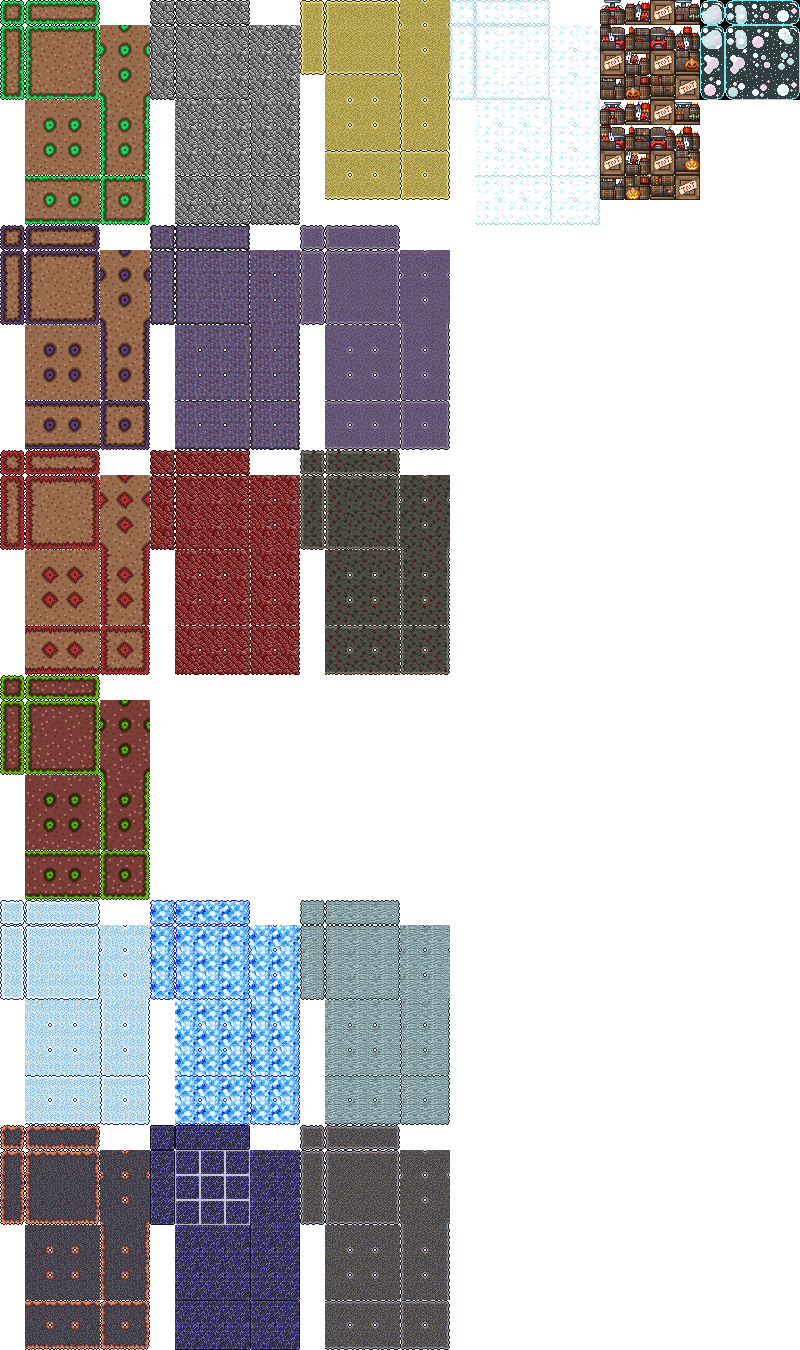
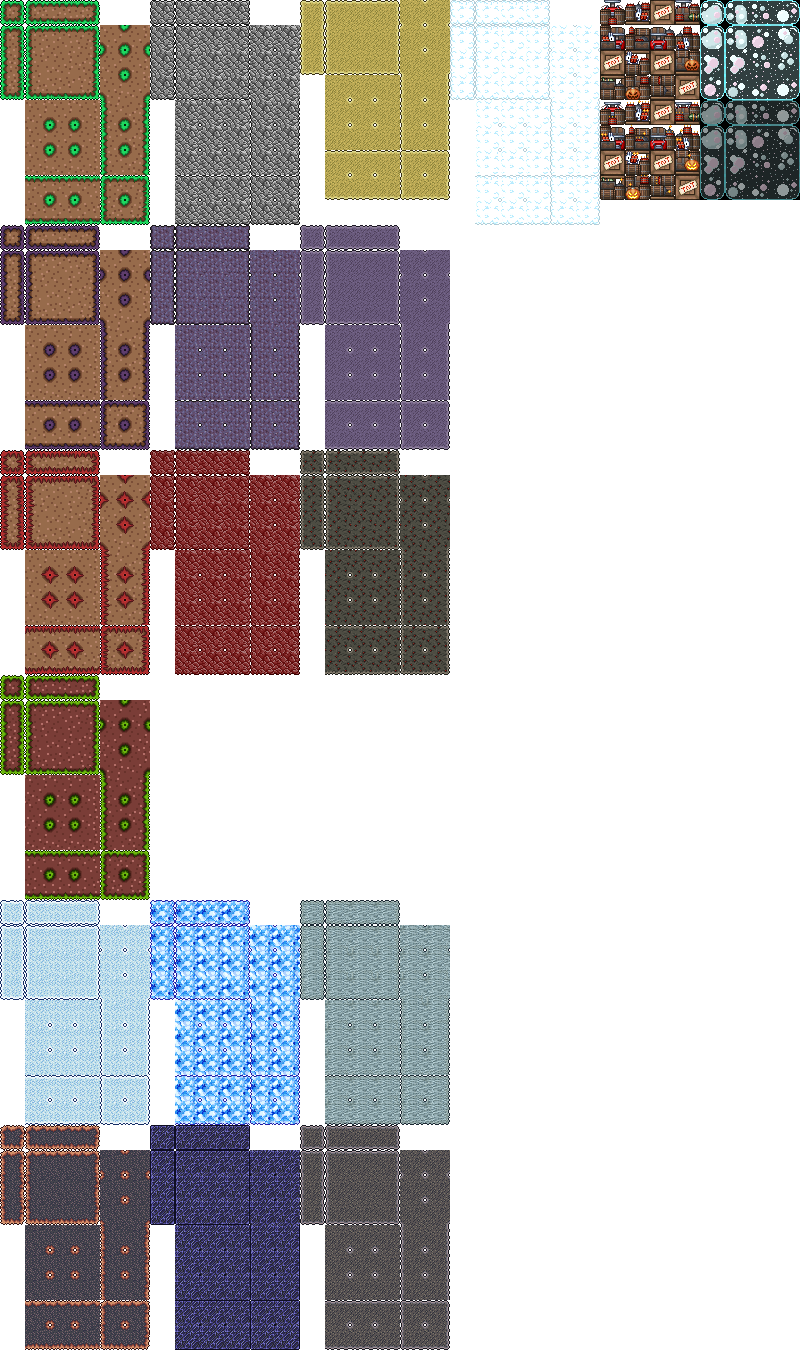
Two versions of the same layered image (800 × 1350). Layer-by-layer changes:
hid "W 3x3 grid" over [175, 1150, 250, 1225]
added layer "Bubble Fade" (60%) in group "Bubble" over [700, 100, 800, 200]
painted on "Black_Wall" over [700, 100, 800, 200]
